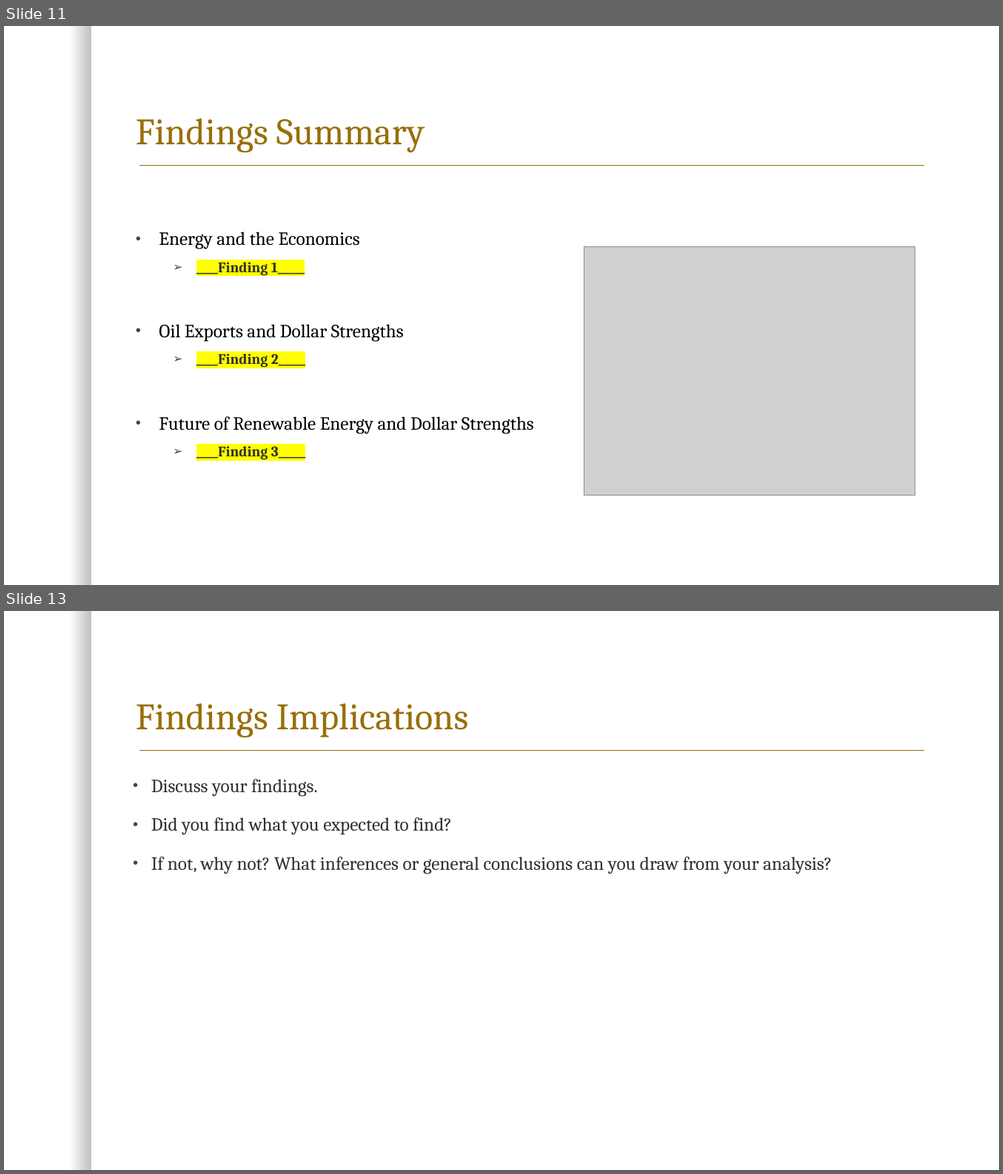
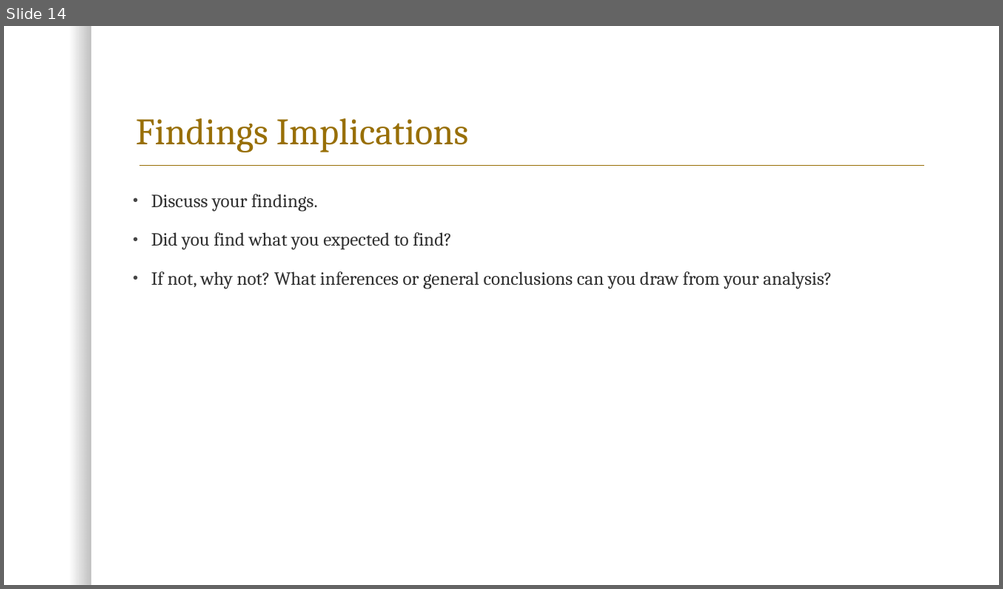
Before and after one commit to kk-deng/CanadaEnergyIE, a slide deck: Project 1.pptx. Shown one above the other, each under a label of ours: slides 11 and 13 before the commit, slide 14 after it; the slides between them are not shown. The pictures are 1003x1174 and 1003x589 pixels, drawn with LibreOffice and Linux fonts; fonts in the diff are those of the drawing; grey boxes stand for pictures; background and template pictures are left out. Boxes give left, top, right and bottom in pixels: in the first picture for what was removed or moved away, otherwise in the second. Text is boxed around its words. In the diff, an @@ line names an element or a change of style, - is before the commit and + after.

```diff
--- a/Project 1.pptx
+++ b/Project 1.pptx
@@ slide 11 removed at bbox=[4, 26, 999, 585], background #FFFFFF; not listed: 2 template elements that a slide beside it also shows @@
@@ title removed at bbox=[136, 118, 424, 153] @@
-Findings Summary
@@ text removed at bbox=[159, 232, 534, 460] @@
-• Energy and the Economics
-  ➢ ____Finding 1_____
-• Oil Exports and Dollar Strengths
-  ➢ ____Finding 2_____
-• Future of Renewable Energy and Dollar Strengths
-  ➢ ____Finding 3_____
@@ picture removed at bbox=[583, 247, 915, 495] @@
@@ what was slide 13 is now slide 14 @@
```
Also in this commit, not shown: 2 slides changed, 3 slides added, 1 other slide removed, 1 other file.
